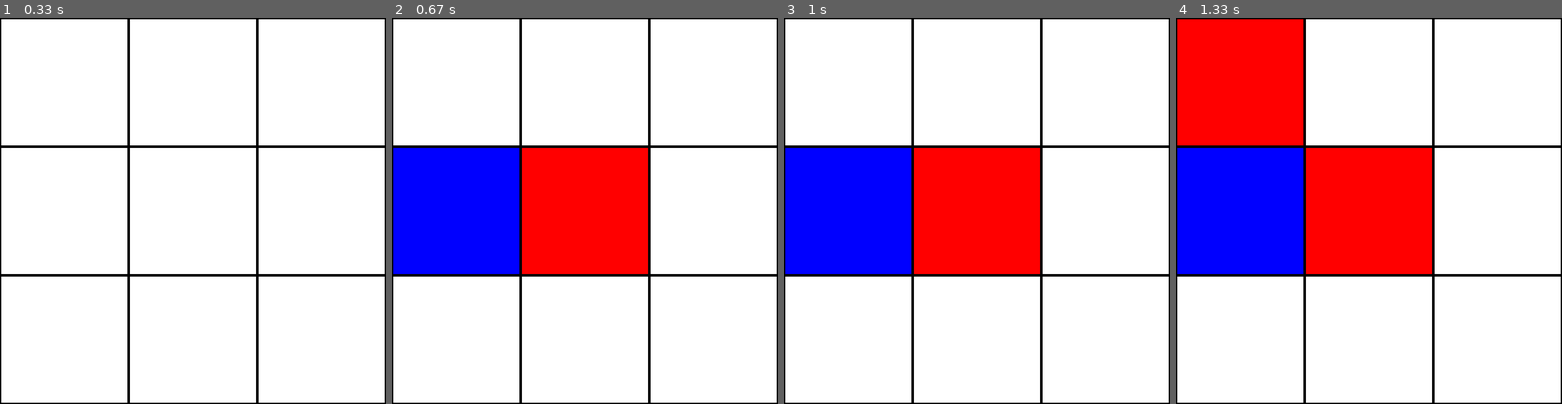
Above: before the commit, frames 1-4 (left to right).
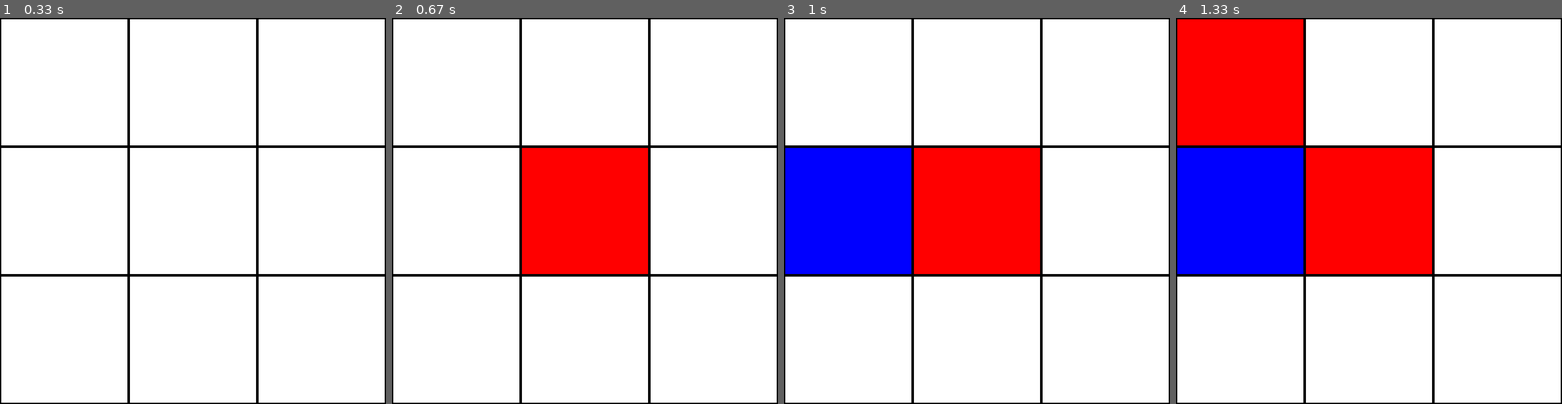
Above: after the commit, the same moments.

Repository: ryyHardy/pygame-tic-tac-toe
Game: pygame game, started from pygame-tic-tac-toe/main.py
Same seed, same stepped clock (60 frames per second), same inputs: the game is played once before the commit and once after it.
Inputs (mouse positions are in pixels of both pictures, inside the frame that each line leads up to):
- Up to frame 1 (0.33 s): no input
- Up to frame 2 (0.67 s): press the mouse at (588, 238) at 0.37 s; move the mouse to (538, 226) at 0.47 s; release the mouse at (492, 214) at 0.6 s
- Up to frame 3 (1 s): click (857, 153) at 0.72 s
- Up to frame 4 (1.33 s): click (1268, 68) at 1.05 s

Frame 1 is identical in both runs. In frame 2, 11% of the frame differs, in the area x 0-33%, y 33-67%; in frame 3, nothing differs; in frame 4, nothing differs.

Commit message:
Refactored for better game loop

Diff:
--- a/pygame-tic-tac-toe/game.py
+++ b/pygame-tic-tac-toe/game.py
@@ -1,6 +1,9 @@
 import math
 import pygame as pg
+from typing import Literal
 import sys
+
+pg.init()
 
 # SCREEN
 SCREEN_SIZE = 900
@@ -16,46 +19,61 @@
 
 
 class TicTacToe:
-    def __init__(self) -> None:
+    def __init__(self, starting_player: Literal["X", "O"] = "X") -> None:
         """
-        Initializes tic-tac-toe game and pygame.
+        Initializes tic-tac-toe game.
         """
-        pg.init()
         self.grid = ["" for _ in range(9)]
-        self.turn = "X"
+        self.player = starting_player
 
     def play(self) -> None:
         """
         Starts the game loop and plays the game.
         """
+        # Screen is fixed size. Might add resizable window but it would require significant changes
+        # to drawing code
         self.screen = pg.display.set_mode((SCREEN_SIZE, SCREEN_SIZE))
         pg.display.set_caption(SCREEN_TITLE)
         self.draw_grid()
 
+        # GAME LOOP
         while True:
             for event in pg.event.get():
                 if event.type == pg.QUIT:
                     pg.quit()
                     sys.exit()
+                if event.type == pg.MOUSEBUTTONDOWN:
+                    sqr = self.get_clicked_square()
+                    if sqr is not None and not self.grid[sqr]:
+                        self.grid[sqr] = self.player
+                        if self.check_win():
+                            print(f"{self.player} WINS!")
+                            return
+                        elif self.check_draw():
+                            print(f"IT'S A DRAW!")
+                            return
+                        self.switch_player()
+            self.draw_grid()
 
-            # This part sucks, but fine
-            grid_index = self.get_mouse_input()
-            if isinstance(grid_index, int):
-                if not self.grid[grid_index]:
-                    self.grid[grid_index] = self.turn
-                    win = self.check_win()
-                    self.draw_grid()
-                    if win:
-                        print(f"{self.turn} WINS!")
-                        return
-                    self.switch_turn()
-            pg.display.update()
+    def get_clicked_square(self) -> int:
+        """
+        Gets the square number clicked by the user.
 
-    def switch_turn(self) -> None:
+        Returns:
+            int | None: Index of the clicked square in the grid array.
+                None if a click does not happen inside the grid.
+        """
+        x, y = pg.mouse.get_pos()
+        col, row = math.floor(x / SQR_SIZE), math.floor(y / SQR_SIZE)
+        i = row * 3 + col
+        if i in range(9):
+            return i
+
+    def switch_player(self) -> None:
         """
         Flips the turn of the game to the other player.
         """
-        self.turn = "O" if self.turn == "X" else "X"
+        self.player = "O" if self.player == "X" else "X"
 
     def check_win(self) -> bool:
         """
@@ -66,7 +84,7 @@
         """
         # https://www.reddit.com/r/learnpython/comments/v8bscr/comment/ibs9e6y/?utm_source=share&utm_medium=web3x&utm_name=web3xcss&utm_term=1&utm_content=share_button
         return any(
-            self.turn == self.grid[a] == self.grid[b] == self.grid[c]
+            self.player == self.grid[a] == self.grid[b] == self.grid[c]
             for a, b, c in [
                 (0, 1, 2),
                 (3, 4, 5),
@@ -79,20 +97,14 @@
             ]
         )
 
-    def get_mouse_input(self) -> int | None:
+    def check_draw(self) -> bool:
         """
-        Gets the square number clicked by the user.
+        Determines if the game has reached a draw.
 
         Returns:
-            int | None: Index of the clicked square in the grid array.
-                None if a click does not happen inside the grid.
+            bool: True if it is draw (i.e. board is full). False otherwise.
         """
-        if pg.mouse.get_pressed()[0]:
-            x, y = pg.mouse.get_pos()
-            col, row = math.floor(x / SQR_SIZE), math.floor(y / SQR_SIZE)
-            i = row * 3 + col
-            if i in range(9):
-                return i
+        return all(self.grid) and not self.check_win()
 
     def draw_grid(self) -> None:
         """
@@ -110,3 +122,4 @@
                     pg.draw.rect(self.screen, sqr_color, sqr_rect)
 
                 pg.draw.rect(self.screen, GRID_COLOR, sqr_rect, width=3)
+        pg.display.update()
